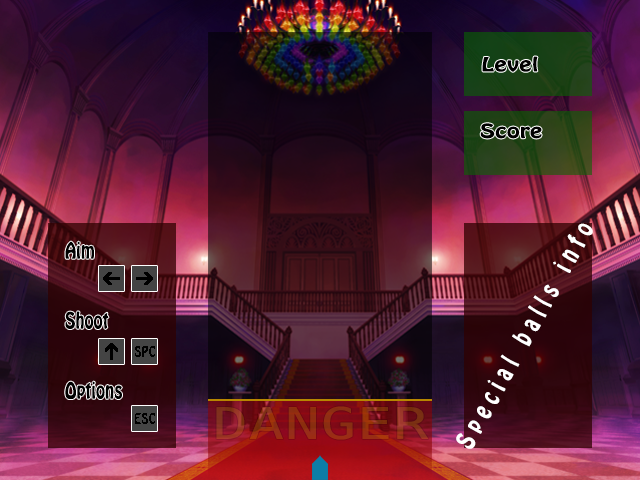
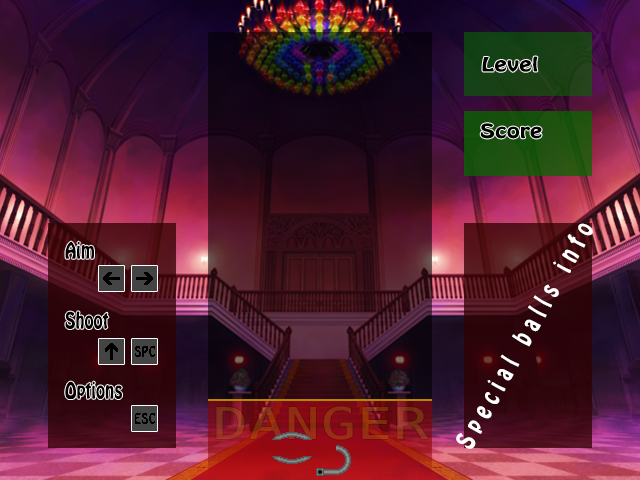
Layer changes from the first 640 x 480 image to the second:
renamed "NextBall load channel" to "Layer 10", hid it, moved it above "Special balls", painted on it over left=304, top=434, right=336, bottom=480
added group "Top right" with 6 layers in group "Panels" over left=464, top=111, right=592, bottom=176
added group "Score" (1st of 2, in "Panels" › "Top right") with 2 layers in group "Top right" over left=464, top=111, right=592, bottom=176
moved "Score" (2nd of 2, in "Panels" › "Top right" › "Score") into group "Score" over left=480, top=123, right=542, bottom=139
renamed "Layer 9 copy" to "Score panel", opacity 58% → 75%, moved it into group "Score", painted on it over left=464, top=111, right=592, bottom=176
added group "Aimer" with 2 layers above "Playing field" over left=272, top=432, right=351, bottom=476
added layer "Ball swapper" in group "Aimer" over left=272, top=432, right=312, bottom=464
added layer "Ball spawner" in group "Aimer" over left=316, top=445, right=351, bottom=476
